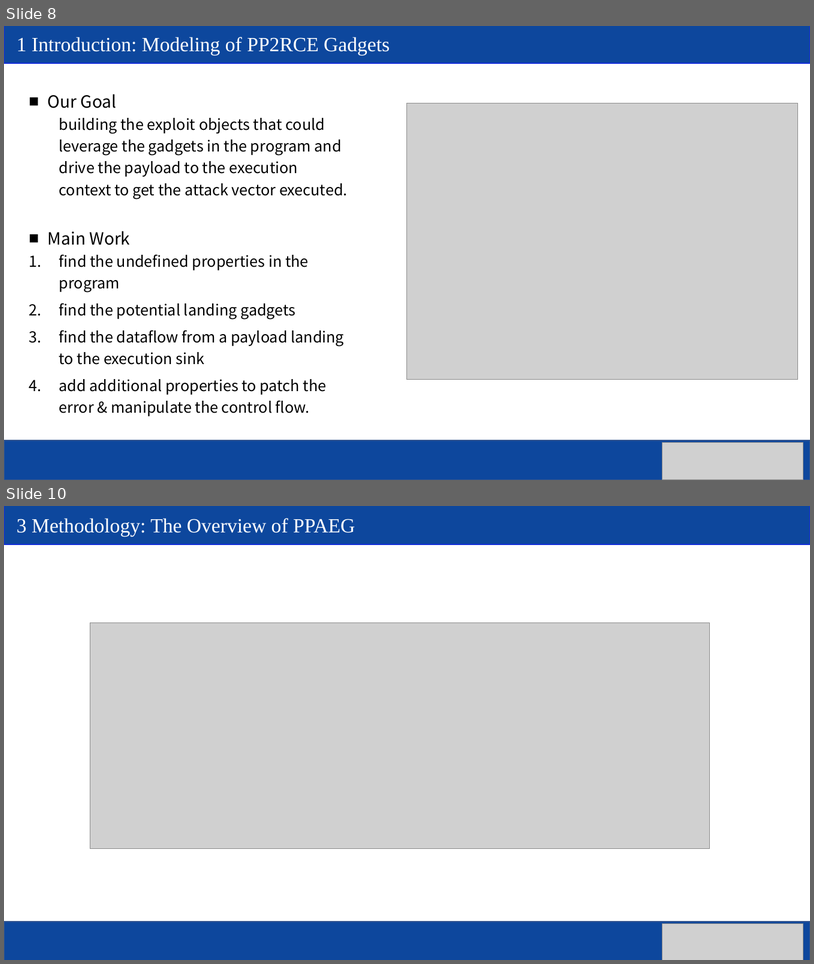
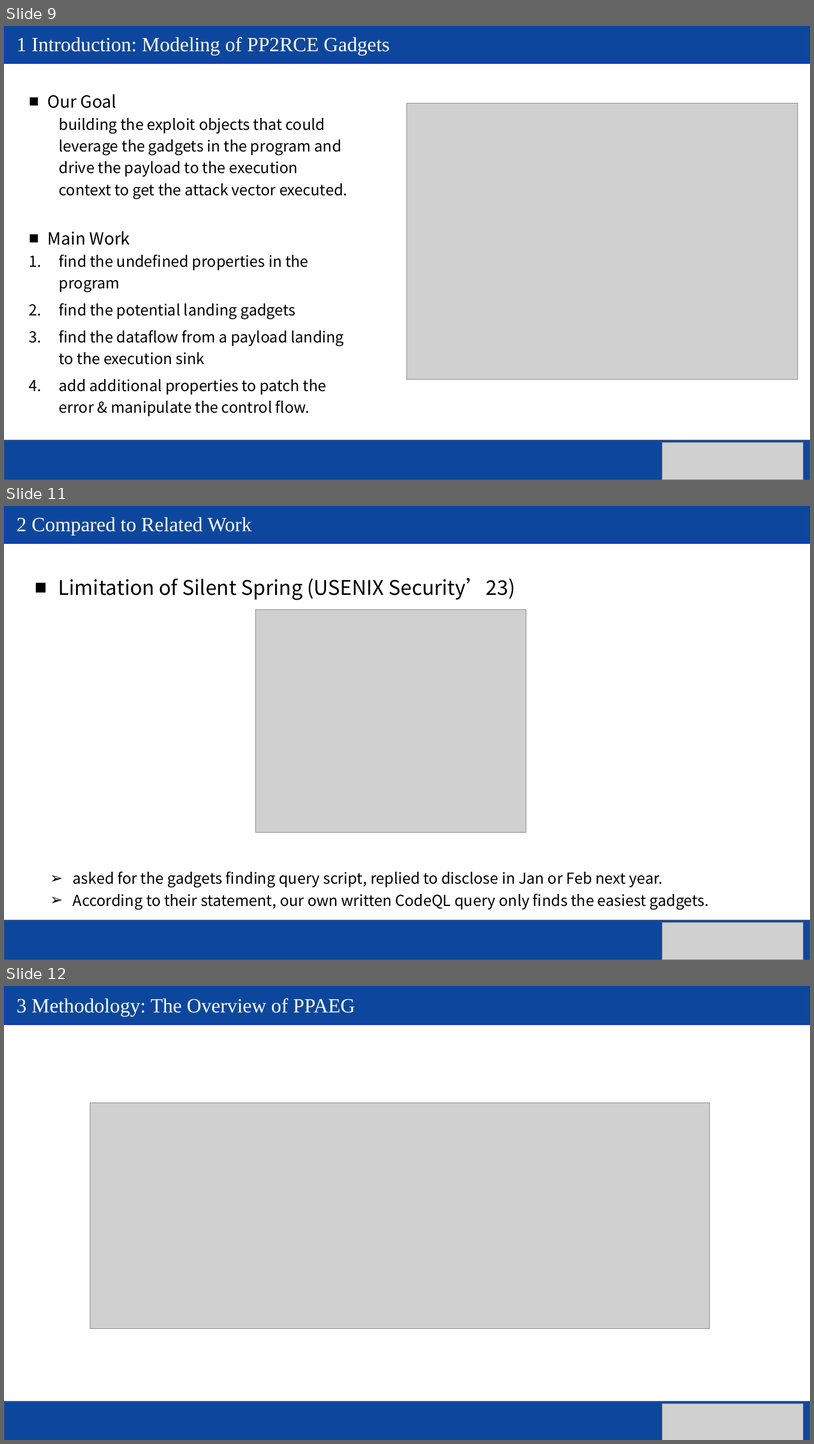
Before and after one commit to jackfromeast/UoPGadget, a slide deck: .assets/PPAEG-final-presentation.pptx. Shown one above the other, each under a label of ours: slides 8 and 10 before the commit, slides 9, 11 and 12 after it; the slides between them are not shown. The pictures are 814x964 and 814x1444 pixels, drawn with LibreOffice and Linux fonts; fonts in the diff are those of the drawing; grey boxes stand for pictures. Boxes give left, top, right and bottom in pixels: in the first picture for what was removed or moved away, otherwise in the second. Text is boxed around its words. In the diff, an @@ line names an element or a change of style, - is before the commit and + after.

```diff
--- a/.assets/PPAEG-final-presentation.pptx
+++ b/.assets/PPAEG-final-presentation.pptx
@@ slide 11 added at [4, 506, 810, 960], background #FFFFFF @@
@@ text added at [58, 577, 515, 600], 24 pt, text #000000 @@
+■ Limitation of Silent Spring (USENIX Security’23)
@@ picture added at [255, 610, 526, 832] @@
@@ text added at [73, 871, 710, 909], 18 pt, text #000000 @@
+➢ asked for the gadgets finding query script, replied to disclose in Jan or Feb next year.
+➢ According to their statement, our own written CodeQL query only finds the easiest gadgets.
@@ group added at [4, 506, 810, 960]: 2 rectangles, 1 text, 1 picture @@
+2 Compared to Related Work
@@ what was slide 8 is now slide 9 @@
@@ what was slide 10 is now slide 12 @@
```
Also in this commit, not shown: 10 slides changed, 1 other slide added, 3 other files.
